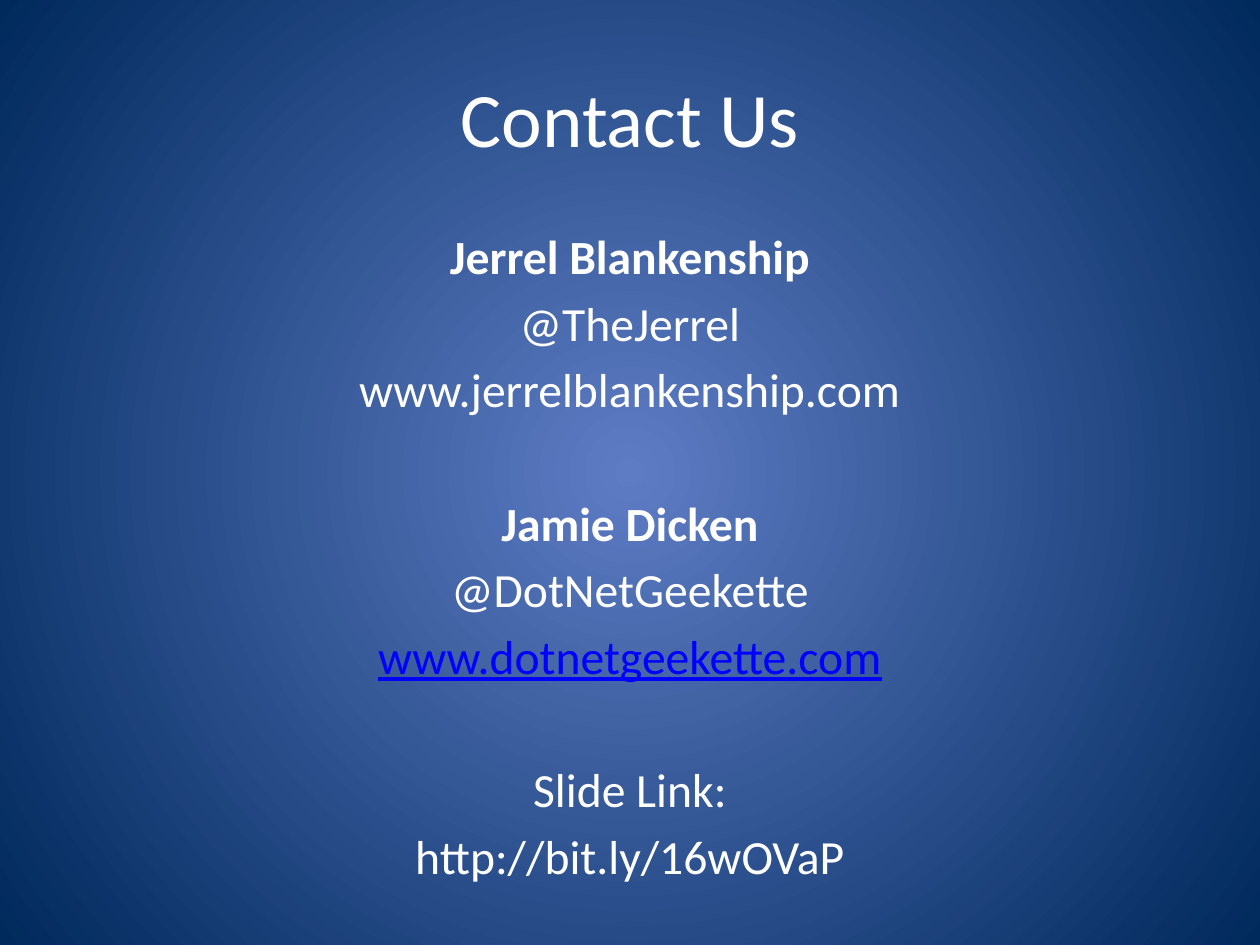
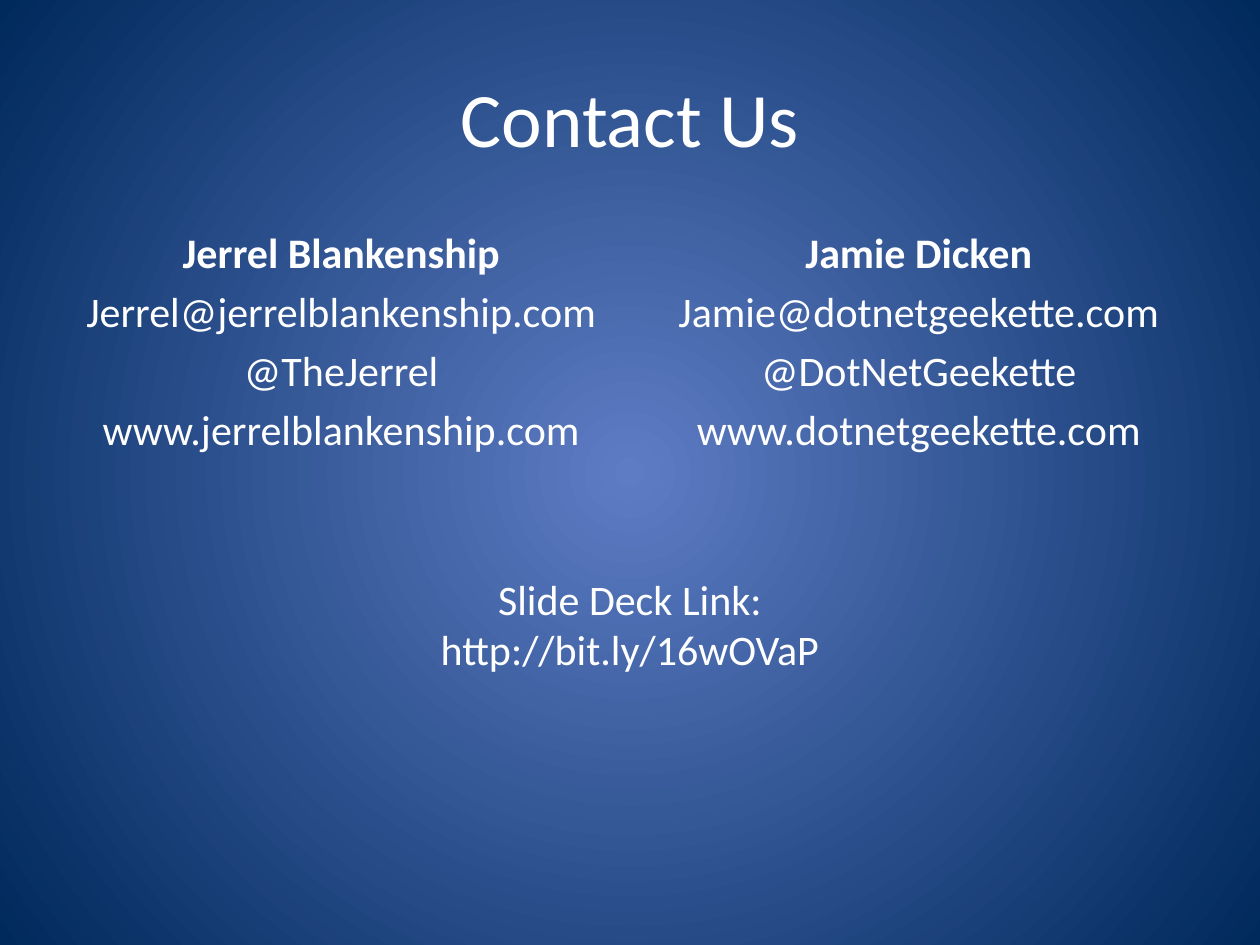
Before and after one commit to jerrelblankenship/Presentations, a slide deck: slide 17 of JointSpeakerTalks/PhoneGapXamarin/M3Conf2013/PhoneGap and Xamarin.pptx. Drawn at 1260x945 pixels with LibreOffice and Linux fonts; fonts in the diff are those of the drawing. Boxes give left, top, right and bottom in pixels: in the first picture for what was removed or moved away, otherwise in the second. Text is boxed around its words. In the diff, an @@ line names an element or a change of style, - is before the commit and + after.

Commit message:
added contact email and changed layout of contact slide

```diff
--- a/JointSpeakerTalks/PhoneGapXamarin/M3Conf2013/PhoneGap and Xamarin.pptx
+++ b/JointSpeakerTalks/PhoneGapXamarin/M3Conf2013/PhoneGap and Xamarin.pptx
@@ text at <box>103,238,580,452</box>: size 27.2 to 24 pt in "Jerrel Blankenship", "@TheJerrel", "www.jerrelblankenship.com" @@
@@ text added at <box>678,238,1158,452</box>, 24 pt, text #FFFFFF @@
+Jamie Dicken
+Jamie@dotnetgeekette.com
+@DotNetGeekette
+www.dotnetgeekette.com
@@ text at <box>86,298,595,334</box>: paragraph added @@
+Jerrel@jerrelblankenship.com
@@ text at <box>378,507,881,882</box>: paragraphs removed @@
-Jamie Dicken
-@DotNetGeekette
-www.dotnetgeekette.com
-Slide Link:
-http://bit.ly/16wOVaP
@@ text added at <box>441,586,819,672</box>, 24 pt, text #FFFFFF @@
+Slide Deck Link:
+http://bit.ly/16wOVaP
```
